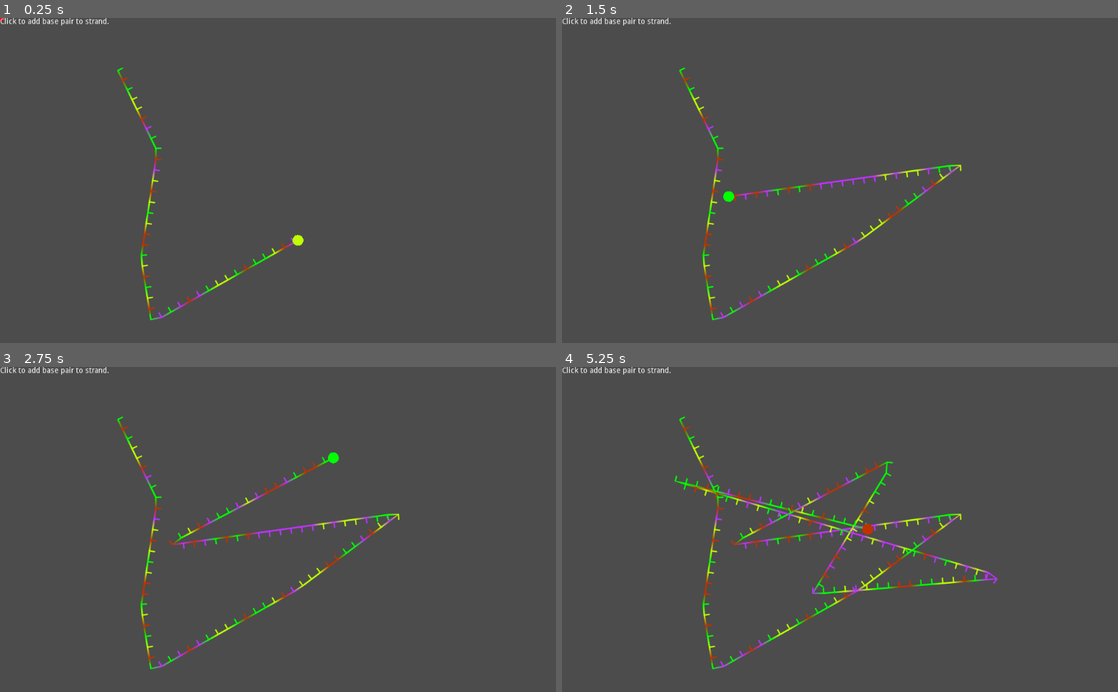
Above: before the commit, frames 1-4 (two rows, left to right).
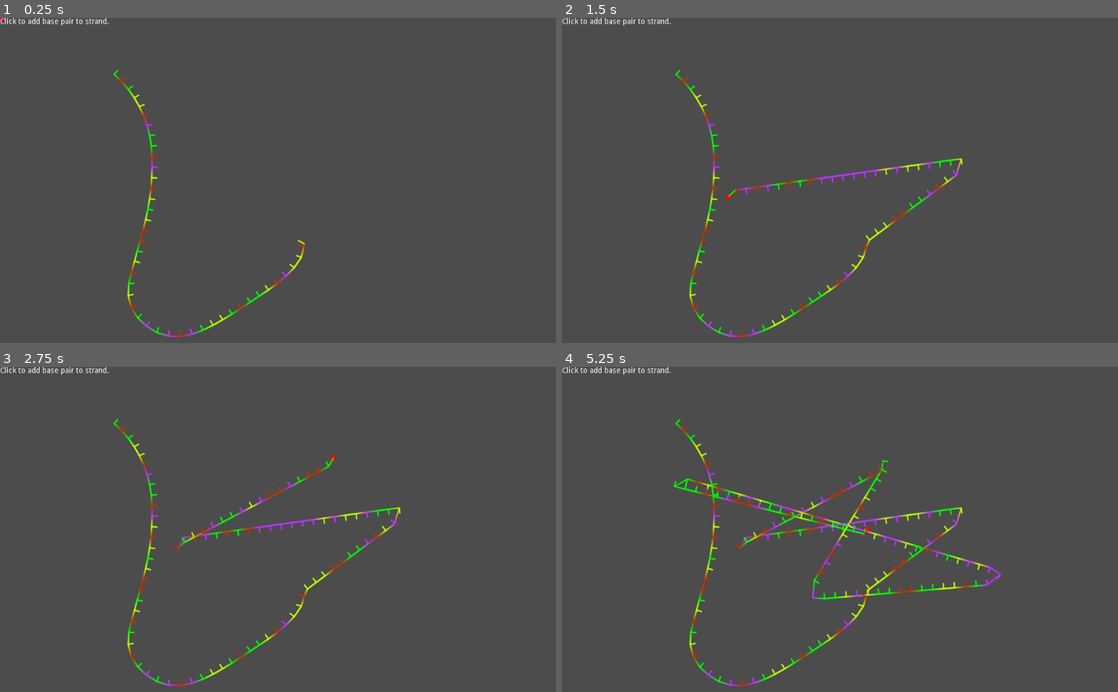
Above: after the commit, the same moments.

Repository: wormyrocks/DNAModeling
Game: Godot game, scene res://MainScene.tscn
Two runs of this game, one before a commit and one after it. Both use one fixed random seed, a clock stepped at 60 frames per second and the inputs below.
Inputs (mouse positions are in pixels of both pictures, inside the frame that each line leads up to):
- Up to frame 1 (0.25 s): no input
- Up to frame 2 (1.5 s): tap Enter at 0.5, 1.25 s; move the mouse to (962, 164) at 0.52 s; click (962, 164) at 0.67 s; move the mouse to (728, 196) at 1.27 s; click (728, 196) at 1.42 s
- Up to frame 3 (2.75 s): tap Enter at 2 s; move the mouse to (333, 458) at 2.02 s; click (333, 458) at 2.17 s
- Up to frame 4 (5.25 s): tap Enter at 2.75, 3.5, 4.25 s; move the mouse to (812, 594) at 2.77 s; click (812, 594) at 2.92 s; move the mouse to (1006, 578) at 3.52 s; click (1006, 578) at 3.67 s; move the mouse to (673, 480) at 4.27 s; click (673, 480) at 4.42 s; move the mouse to (867, 529) at 5.02 s; click (867, 529) at 5.17 s

The runs differ from the first frame. In frame 1, 1.4% of the frame differs, in the area x 20-55%, y 15-99%; in frame 2, 2.5%; in frame 3, 3.0%; in frame 4, 5.1%, in the area x 20-79%, y 15-99%.

Commit message:
renderer draws nucleotides parallel to strand path rather than on it

Diff:
--- a/MainScene.tscn
+++ b/MainScene.tscn
@@ -6,7 +6,7 @@
 [sub_resource type="Curve2D" id=1]
 bake_interval = 10.0
 _data = {
-"points": PoolVector2Array( 0, 0, 0, 0, 217, 97, 0, 0, 0, 0, 289.377, 245.833, 0, 0, 0, 0, 259.679, 443.823, 0, 0, 0, 0, 279, 564, 0, 0, 0, 0, 548.756, 411.006 )
+"points": PoolVector2Array( 0, 0, 0, 0, 217, 97, -5.33936, -96.2422, 5.33936, 96.2422, 289.377, 245.833, 9.34387, -40.1009, -9.34387, 40.1009, 259.679, 443.823, -53.3936, -38.7642, 53.3936, 38.7642, 279, 564, -92.1039, 61.4881, 92.1039, -61.4881, 479.181, 501.007, 0, 0, 0, 0, 548.756, 411.006 )
 }
 
 [node name="MainScene" type="Node2D"]
--- a/StrandPath.gd
+++ b/StrandPath.gd
@@ -25,7 +25,7 @@
 	var tan_vec
 	for i in range (0, target_size):
 		# Populate array of points tangent to strand
-		if (i != target_size-1): tan_vec = (point_array[i+1]-point_array[i]).tangent().normalized()*base_length
+		if (i != target_size-1): tan_vec = point_array[i] - (point_array[i+1]-point_array[i]).tangent().normalized()*base_length
 		normal_array.set(i, tan_vec)
 
 func add_point(position):
@@ -56,16 +56,16 @@
 
 
 func _draw():
-	draw_polyline_colors(point_array, color_array, 2.0, true)
+	draw_polyline_colors(normal_array, color_array, 2.0, true)
 	for i in range (0, point_array.size()):
 		# Don't draw balls
 		#draw_circle(point_array[i], 10, color_array[i])
 
 		# Draw tangent lines
-		draw_line(point_array[i], point_array[i] + normal_array[i], color_array[i], 1.5, true)
+		draw_line(normal_array[i], point_array[i], color_array[i], 1.5, true)
 		if (i == point_array.size()-1):
 			print ("drawing last point at %d %d" % [point_array[i].x, point_array[i].y])
-			draw_circle(point_array[i], 10, color_array[i])
+			#draw_circle(point_array[i], 10, color_array[i])
 
 
 # Called every frame. 'delta' is the elapsed time since the previous frame.
